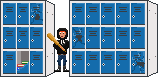
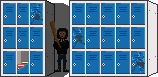
Revision of a layered 158px x 77px image; what changed, layer by layer:
removed layer "Layer 5" over [46,28,69,72]
removed layer "Layer 2" over [46,0,69,77]
removed layer "Layer 3" over [46,7,69,73]
added layer "Layer 6" (68%) above "Layer 0 copy 2" over [46,0,69,77]
added layer "Layer 0 copy 2" above "Layer 0 copy" over [46,0,69,77]
hid "Layer 0", painted on it over [46,0,69,77]
